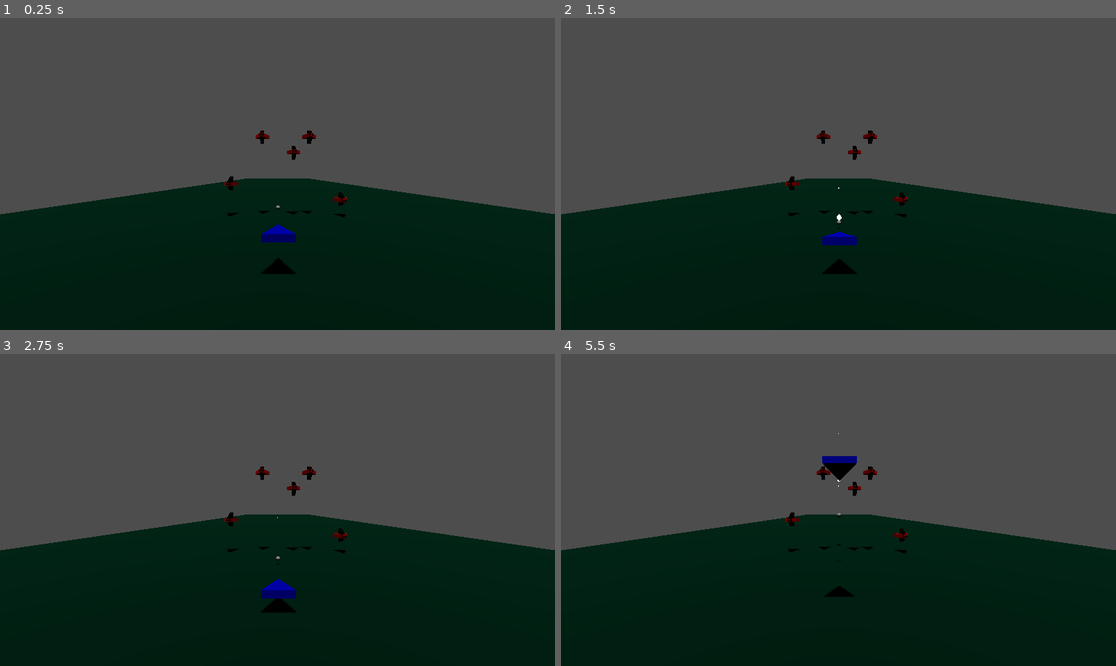
Above: before the commit, frames 1-4 (two rows, left to right).
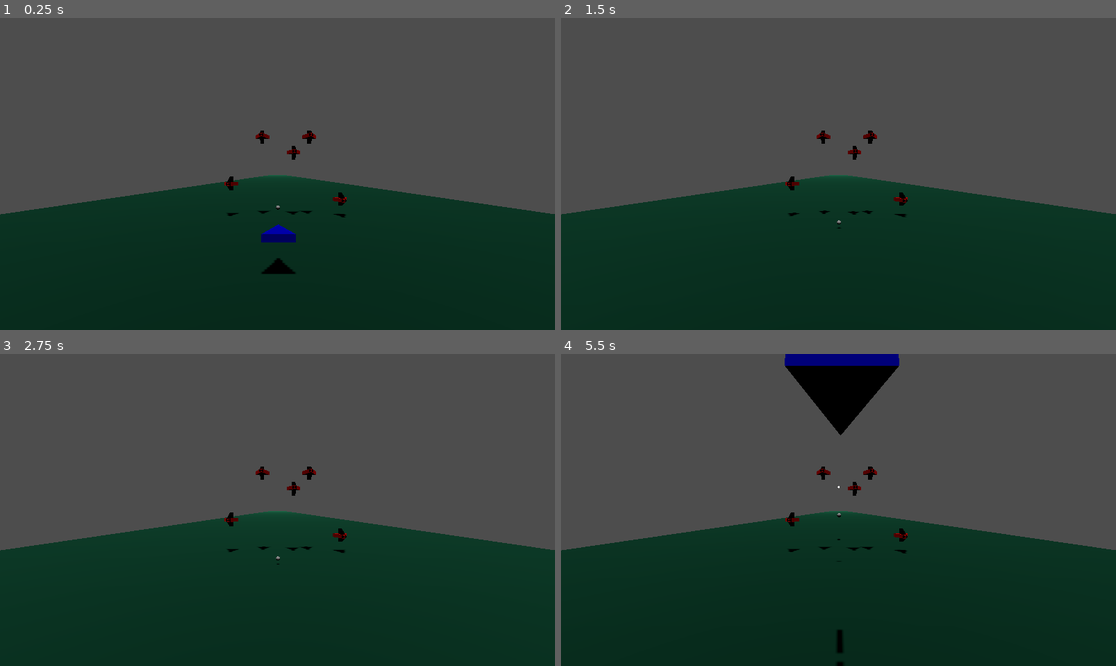
Above: after the commit, the same moments.

Repository: fredchien3/20-game-challenge
Game: Godot game, scene res://main/main.tscn
The game is run twice, just before and just after one commit, with the same random seed, the same clock (stepped at 60 frames per second) and the same inputs.
Inputs:
- Up to frame 1 (0.25 s): no input
- Up to frame 2 (1.5 s): tap Enter at 0.5 s; hold Right (ui_right) 0.53-1.28 s; hold Space (shoot) 0.53-1.28 s; hold S (move_down) from 1.28 s (still down); tap Space (shoot) at 1.35 s
- Up to frame 3 (2.75 s): release S (move_down) at 2.03 s; hold Right (ui_right) from 2.03 s (still down); hold Space (shoot) from 2.03 s (still down)
- Up to frame 4 (5.5 s): tap Enter at 2.75 s; release Right (ui_right) at 2.78 s; release Space (shoot) at 2.78 s; hold W (move_up) 2.78-3.53 s; tap Space (shoot) at 2.85, 4.35 s; hold Space (shoot) 3.53-4.28 s; hold Left (ui_left) 3.53-5.03 s; hold S (move_down) from 5.03 s (still down); hold Space (shoot) from 5.03 s (still down)

The runs differ from the first frame. In frame 1, 0.2% of the frame differs, in the area x 42-58%, y 50-53%; in frame 2, 0.7%; in frame 3, 1.0%; in frame 4, 3.7%, in the area x 40-61%, y 0-100%.

Commit message:
Init Rail movement, style ground with gradient
- Left and right for debug

Diff:
--- a/8--star-fox/main/main.tscn
+++ b/8--star-fox/main/main.tscn
@@ -6,11 +6,25 @@
 
 [sub_resource type="WorldBoundaryShape3D" id="WorldBoundaryShape3D_4hihk"]
 
+[sub_resource type="Gradient" id="Gradient_xwkvk"]
+
+[sub_resource type="GradientTexture2D" id="GradientTexture2D_c651c"]
+gradient = SubResource("Gradient_xwkvk")
+fill_from = Vector2(1, 1)
+
 [sub_resource type="ORMMaterial3D" id="ORMMaterial3D_pjrb6"]
-albedo_color = Color(0.048064657, 0.21893603, 0.14387342, 1)
+albedo_color = Color(0.1820158, 0.5981615, 0.41965407, 1)
+albedo_texture = SubResource("GradientTexture2D_c651c")
 
 [sub_resource type="PlaneMesh" id="PlaneMesh_4hihk"]
 material = SubResource("ORMMaterial3D_pjrb6")
+
+[sub_resource type="Curve3D" id="Curve3D_xwkvk"]
+_data = {
+"points": PackedVector3Array(0, 0, 0, 0, 0, 0, 0, 0, 0, 0, 0, 0, 0, 0, 0, 0, 0, -1000),
+"tilts": PackedFloat32Array(0, 0)
+}
+point_count = 2
 
 [node name="Main" type="Node3D" unique_id=1789264023]
 
@@ -26,46 +40,53 @@
 shape = SubResource("WorldBoundaryShape3D_4hihk")
 
 [node name="MeshInstance3D" type="MeshInstance3D" parent="World/Floor" unique_id=1943362619]
-transform = Transform3D(18.030201, 0, 0, 0, 1, 0, 0, 0, 113.59027, 0, 0, 1)
+transform = Transform3D(18.030201, 0, 0, 0, 1, 0, 0, 0, 511.15622, 0, 0, 1)
 mesh = SubResource("PlaneMesh_4hihk")
-
-[node name="Box" type="StaticBody3D" parent="World" unique_id=1912403150]
-collision_layer = 8
-collision_mask = 0
-
-[node name="RightWall" type="CollisionShape3D" parent="World/Box" unique_id=528188949]
-transform = Transform3D(-4.371139e-08, -1, 0, 1, -4.371139e-08, 0, 0, 0, 1, 7, 4.951956, 0)
-shape = SubResource("WorldBoundaryShape3D_4hihk")
-
-[node name="LeftWall" type="CollisionShape3D" parent="World/Box" unique_id=807460352]
-transform = Transform3D(1.3113416e-07, 1, 0, -1, 1.3113416e-07, 0, 0, 0, 1, -7.9519563, 5.951956, 0)
-shape = SubResource("WorldBoundaryShape3D_4hihk")
-
-[node name="Ceiling" type="CollisionShape3D" parent="World/Box" unique_id=2129914870]
-transform = Transform3D(-1, 8.742277e-08, 0, -8.742277e-08, -1, 0, 0, 0, 1, 0.048043728, 6.7851048, 3)
-shape = SubResource("WorldBoundaryShape3D_4hihk")
 
 [node name="Sun" type="DirectionalLight3D" parent="World" unique_id=1439393046]
 transform = Transform3D(1, 0, 0, 0, 0.25881904, 0.9659259, 0, -0.9659259, 0.25881904, 0, 12, 4)
 shadow_enabled = true
 
-[node name="Camera3D" type="Camera3D" parent="World" unique_id=1009262164]
-transform = Transform3D(1, 0, 0, 0, 1, 0, 0, 0, 1, -0.02683115, 2.621334, 5.6296954)
+[node name="Rail" type="Path3D" parent="World" unique_id=1283260638]
+curve = SubResource("Curve3D_xwkvk")
 
-[node name="Ship" parent="World" unique_id=1793206369 instance=ExtResource("1_53q0u")]
-transform = Transform3D(1, 0, 0, 0, 1, 0, 0, 0, 1, 0, 1, 0)
+[node name="RailFollow" type="PathFollow3D" parent="World/Rail" unique_id=1953025613]
+transform = Transform3D(0.99999535, 0, 0, 0, 0.9999936, 0, 0, 0, 0.9999917, 0, 0, 0)
 
-[node name="Enemy" parent="World" unique_id=856923940 instance=ExtResource("3_xwkvk")]
-transform = Transform3D(-1, 0, 8.742278e-08, 0, 1, 0, -8.742278e-08, 0, -1, 1, 4, -7)
+[node name="Camera3D" type="Camera3D" parent="World/Rail/RailFollow" unique_id=1009262164]
+transform = Transform3D(1.0000046, 0, 0, 0, 1.0000063, 0, 0, 0, 1.0000082, -0.026831275, 2.6213505, 5.6297417)
 
-[node name="Enemy2" parent="World" unique_id=558775611 instance=ExtResource("3_xwkvk")]
-transform = Transform3D(-1, 0, 8.742278e-08, 0, 1, 0, -8.742278e-08, 0, -1, 2, 5, -7)
+[node name="Box" type="StaticBody3D" parent="World/Rail/RailFollow" unique_id=1912403150]
+transform = Transform3D(1.0000046, 0, 0, 0, 1.0000063, 0, 0, 0, 1.0000082, 0, 0, 0)
+collision_layer = 8
+collision_mask = 0
 
-[node name="Enemy3" parent="World" unique_id=558568464 instance=ExtResource("3_xwkvk")]
-transform = Transform3D(-1, 0, 8.742278e-08, 0, 1, 0, -8.742278e-08, 0, -1, -1, 5, -7)
+[node name="RightWall" type="CollisionShape3D" parent="World/Rail/RailFollow/Box" unique_id=528188949]
+transform = Transform3D(-4.371139e-08, -1, 0, 1, -4.371139e-08, 0, 0, 0, 1, 7, 4.951956, 0)
+shape = SubResource("WorldBoundaryShape3D_4hihk")
 
-[node name="Enemy4" parent="World" unique_id=1633734197 instance=ExtResource("3_xwkvk")]
-transform = Transform3D(-1, 0, 8.742278e-08, 0, 1, 0, -8.742278e-08, 0, -1, -3, 2, -7)
+[node name="LeftWall" type="CollisionShape3D" parent="World/Rail/RailFollow/Box" unique_id=807460352]
+transform = Transform3D(1.3113416e-07, 1, 0, -1, 1.3113416e-07, 0, 0, 0, 1, -7.9519563, 5.951956, 0)
+shape = SubResource("WorldBoundaryShape3D_4hihk")
 
-[node name="Enemy5" parent="World" unique_id=895759210 instance=ExtResource("3_xwkvk")]
-transform = Transform3D(-1, 0, 8.742278e-08, 0, 1, 0, -8.742278e-08, 0, -1, 4, 1, -7)
+[node name="Ceiling" type="CollisionShape3D" parent="World/Rail/RailFollow/Box" unique_id=2129914870]
+transform = Transform3D(-1, 8.742277e-08, 0, -8.742277e-08, -1, 0, 0, 0, 1, 0.048043728, 6.7851048, 3)
+shape = SubResource("WorldBoundaryShape3D_4hihk")
+
+[node name="Ship" parent="World/Rail/RailFollow" unique_id=1793206369 instance=ExtResource("1_53q0u")]
+transform = Transform3D(1.0000046, 0, 0, 0, 1.0000063, 0, 0, 0, 1.0000082, 0, 1.0000063, 0)
+
+[node name="Enemy" parent="World/Rail/RailFollow" unique_id=856923940 instance=ExtResource("3_xwkvk")]
+transform = Transform3D(-1.0000046, 0, 8.742318e-08, 0, 1.0000063, 0, -8.7423494e-08, 0, -1.0000082, 1.0000046, 4.0000253, -7.0000577)
+
+[node name="Enemy2" parent="World/Rail/RailFollow" unique_id=558775611 instance=ExtResource("3_xwkvk")]
+transform = Transform3D(-1.0000046, 0, 8.742318e-08, 0, 1.0000063, 0, -8.7423494e-08, 0, -1.0000082, 2.0000093, 5.0000315, -7.0000577)
+
+[node name="Enemy3" parent="World/Rail/RailFollow" unique_id=558568464 instance=ExtResource("3_xwkvk")]
+transform = Transform3D(-1.0000046, 0, 8.742318e-08, 0, 1.0000063, 0, -8.7423494e-08, 0, -1.0000082, -1.0000046, 5.0000315, -7.0000577)
+
+[node name="Enemy4" parent="World/Rail/RailFollow" unique_id=1633734197 instance=ExtResource("3_xwkvk")]
+transform = Transform3D(-1.0000046, 0, 8.742318e-08, 0, 1.0000063, 0, -8.7423494e-08, 0, -1.0000082, -3.0000138, 2.0000126, -7.0000577)
+
+[node name="Enemy5" parent="World/Rail/RailFollow" unique_id=895759210 instance=ExtResource("3_xwkvk")]
+transform = Transform3D(-1.0000046, 0, 8.742318e-08, 0, 1.0000063, 0, -8.7423494e-08, 0, -1.0000082, 4.0000186, 1.0000063, -7.0000577)
--- a/8--star-fox/main/world.gd
+++ b/8--star-fox/main/world.gd
@@ -7,9 +7,12 @@
 	ship.projectile_shot.connect(_on_ship_projectile_shot)
 
 
-# Called every frame. 'delta' is the elapsed time since the previous frame.
-func _process(delta: float) -> void:
-	pass
+func _physics_process(delta: float) -> void:
+	var ratio_delta = 0.0005
+	if Input.is_action_pressed("ui_right"):
+		$Rail/RailFollow.progress_ratio += ratio_delta
+	if Input.is_action_pressed("ui_left"):
+		$Rail/RailFollow.progress_ratio -= ratio_delta
 
 func _on_ship_projectile_shot(projectile: RigidBody3D):
 	add_child(projectile)
